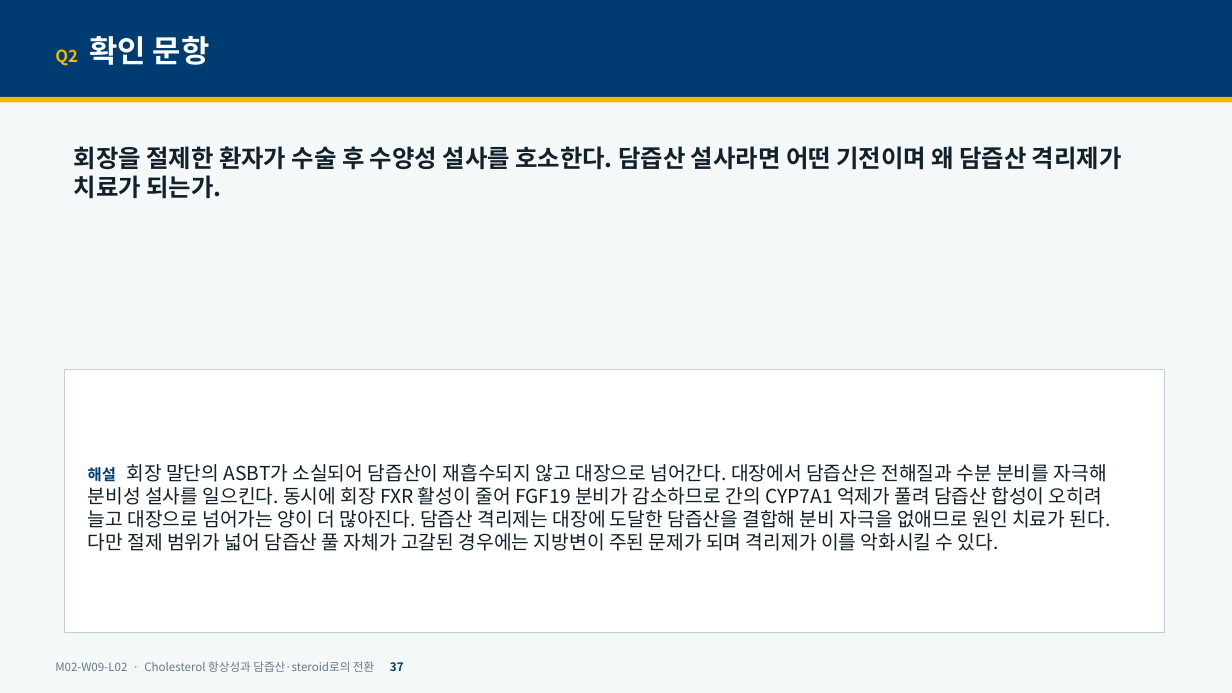
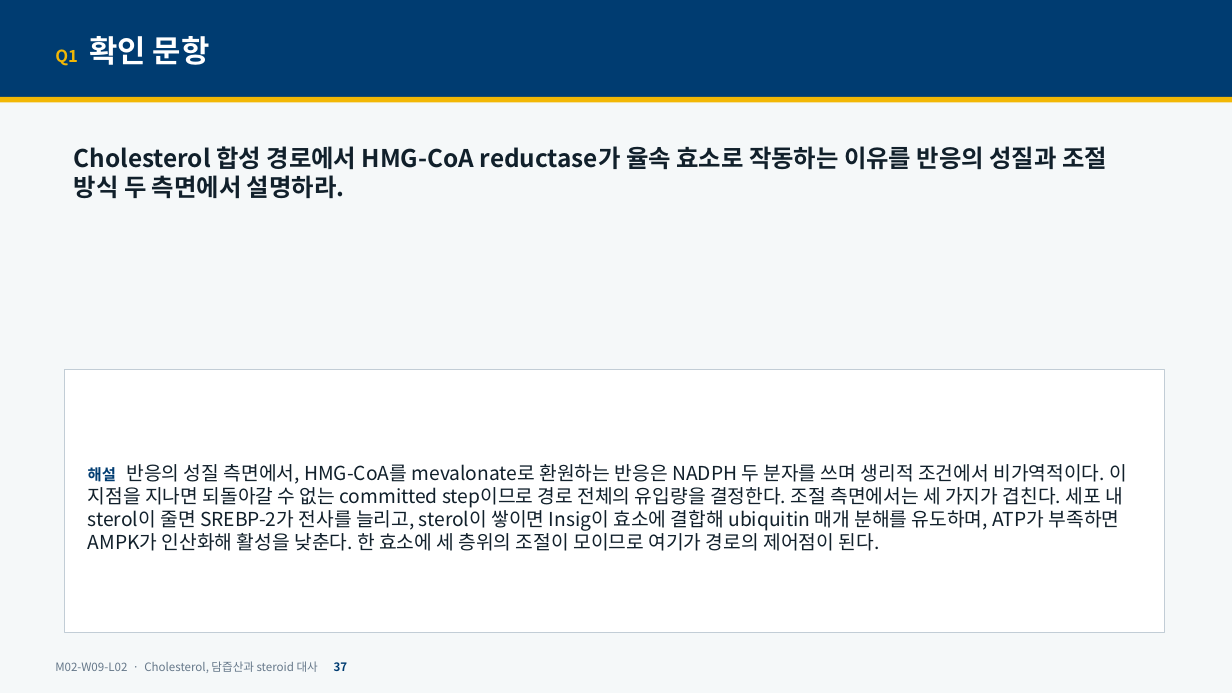
Before and after one commit to hoperiasd2/hoperiasd2.github.io, a slide deck: slide 37 of curriculum/M02/W09/L02/slides.pptx. Drawn at 1232x693 pixels with LibreOffice and Linux fonts; fonts in the diff are those of the drawing. Boxes give left, top, right and bottom in pixels: in the first picture for what was removed or moved away, otherwise in the second. Text is boxed around its words. In the diff, an @@ line names an element or a change of style, - is before the commit and + after.

```diff
--- a/curriculum/M02/W09/L02/slides.pptx
+++ b/curriculum/M02/W09/L02/slides.pptx
@@ text at (55, 36, 210, 66): text changed @@
-Q2 확인 문항
+Q1 확인 문항
@@ text at (74, 146, 1107, 199): text changed @@
-회장을 절제한 환자가 수술 후 수양성 설사를 호소한다. 담즙산 설사라면 어떤 기전이며 왜 담즙산 격리제가 치료가 되는가.
+Cholesterol 합성 경로에서 HMG-CoA reductase가 율속 효소로 작동하는 이유를 반응의 성질과 조절 방식 두 측면에서 설명하라.
@@ text in rectangle at (88, 464, 1127, 551): text changed @@
-해설 회장 말단의 ASBT가 소실되어 담즙산이 재흡수되지 않고 대장으로 넘어간다. 대장에서 담즙산은 전해질과 수분 분비를 자극해 분비성 설사를 일으킨다. 동시에 회장 FXR 활성이 줄어 FGF19 분비가 감소하므로 간의 CYP7A1 억제가 풀려 담즙산 합성이 오히려 늘고 대장으로 넘어가는 양이 더 많아진다. 담즙산 격리제는 대장에 도달한 담즙산을 결합해 분비 자극을 없애므로 원인 치료가 된다. 다만 절제 범위가 넓어 담즙산 풀 자체가 고갈된 경우에는 지방변이 주된 문제가 되며 격리제가 이를 악화시킬 수 있다.
+해설 반응의 성질 측면에서, HMG-CoA를 mevalonate로 환원하는 반응은 NADPH 두 분자를 쓰며 생리적 조건에서 비가역적이다. 이 지점을 지나면 되돌아갈 수 없는 committed step이므로 경로 전체의 유입량을 결정한다. 조절 측면에서는 세 가지가 겹친다. 세포 내 sterol이 줄면 SREBP-2가 전사를 늘리고, sterol이 쌓이면 Insig이 효소에 결합해 ubiquitin 매개 분해를 유도하며, ATP가 부족하면 AMPK가 인산화해 활성을 낮춘다. 한 효소에 세 층위의 조절이 모이므로 여기가 경로의 제어점이 된다.
@@ text at (55, 661, 348, 673): text changed @@
-M02-W09-L02 · Cholesterol 항상성과 담즙산·steroid로의 전환 37
+M02-W09-L02 · Cholesterol, 담즙산과 steroid 대사 37
```
Also in this commit, not shown: 32 other slides changed, 11 slides added, 10 slides removed, 10 other files.
